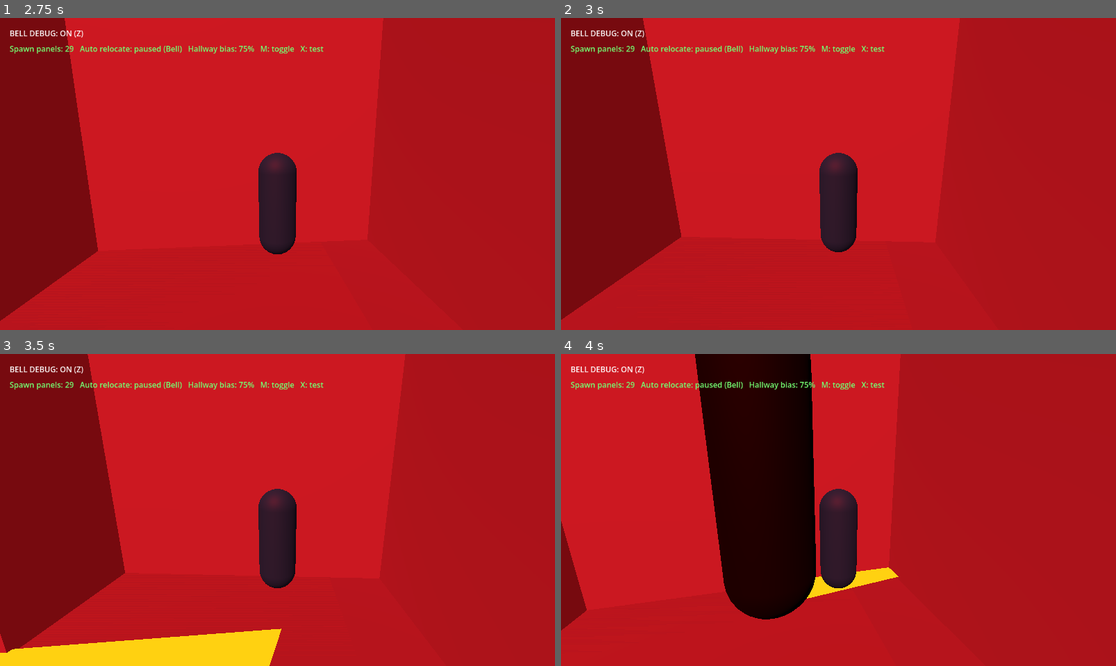
Above: before the commit, frames 1-4 (two rows, left to right).
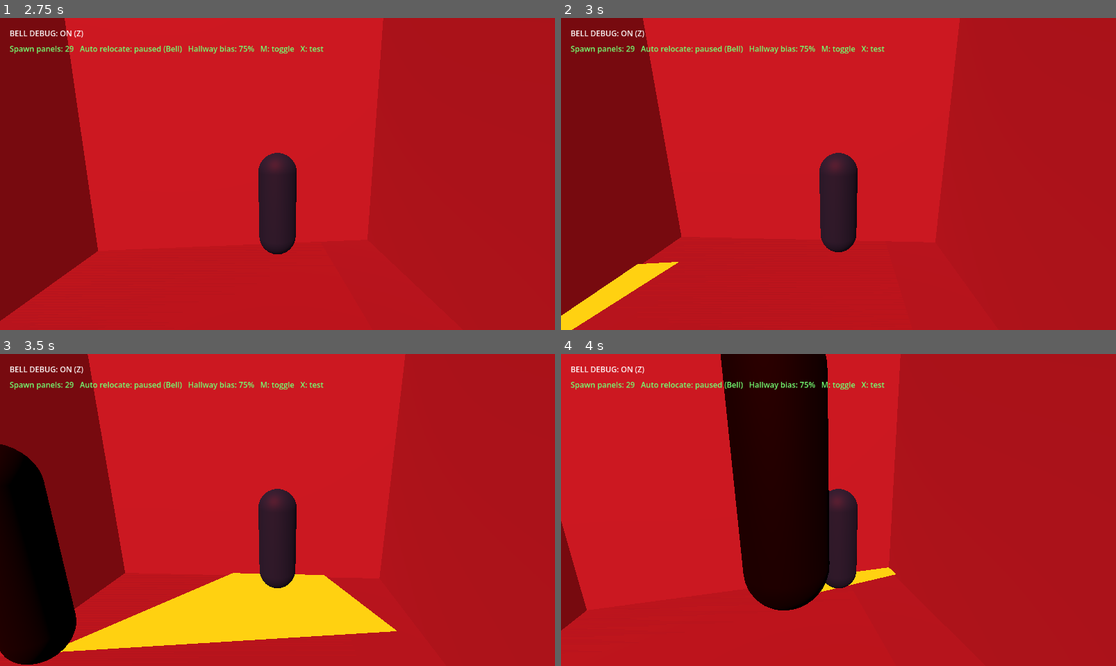
Above: after the commit, the same moments.

Repository: evanqjones/Comp440Project3
Game: Godot game, scene res://scenes/school_blockout_preview.tscn
The game is run twice, just before and just after one commit, with the same random seed, the same clock (stepped at 60 frames per second) and the same inputs.
Inputs (mouse positions are in pixels of both pictures, inside the frame that each line leads up to):
- Up to frame 1 (2.75 s): tap Enter at 0.5 s; move the mouse to (305, 174) at 0.52 s; hold Shift 0.53-1.28 s; hold W from 0.53 s (still down); move the mouse to (249, 174) at 1.27 s; tap Z at 1.35 s; move the mouse to (288, 167) at 2.02 s; tap M at 2.1 s
- Up to frame 2 (3 s): keep holding W; move the mouse to (832, 180) at 2.77 s; tap X at 2.85 s
- Up to frame 3 (3.5 s): keep holding W
- Up to frame 4 (4 s): keep holding W; move the mouse to (877, 513) at 3.52 s; hold Shift from 3.53 s (still down)

Frame 1 is identical in both runs. In frame 2, 1.3% of the frame differs, in the area x 0-22%, y 78-100%; in frame 3, 17%, in the area x 0-72%, y 28-100%; in frame 4, 5.8%.

Commit message:
Revert "Add room idle and hallway pacing patrol"
This reverts commit a203e63233d431086e5fdbdffe49241e529dabef.

Diff:
--- a/scenes/monster_placeholder.gd
+++ b/scenes/monster_placeholder.gd
@@ -4,9 +4,6 @@
 @export_range(0.125, 8.0, 0.03125) var sight_half_width: float = 1.125
 @export_range(0.1, 3.0, 0.1) var preview_patrol_speed: float = 0.5
 @export_range(0.25, 5.0, 0.25) var preview_patrol_half_length: float = 1.75
-@export_range(3.0, 60.0, 1.0) var preview_hallway_pace_seconds: float = 18.0
-@export_range(0.5, 20.0, 0.5) var preview_classroom_idle_seconds: float = 4.0
-@export_range(5.0, 60.0, 1.0) var preview_patrol_transfer_timeout: float = 25.0
 @export_range(0.1, 10.0, 0.1) var preview_short_chase_speed: float = 4.5
 @export_range(0.1, 15.0, 0.1) var preview_bell_chase_speed: float = 6.5
 @export_range(0.1, 5.0, 0.1) var preview_lose_sight_grace: float = 1.0
@@ -23,15 +20,6 @@
 var _patrol_progress := 0.0
 var _patrol_sign := 1.0
 var _patrol_active := false
-var _patrol_cycle_active := false
-var _patrol_room_positions: Array[Vector3] = []
-var _patrol_room_index := 0
-var _patrol_room_position := Vector3.ZERO
-var _patrol_hall_start := Vector3.ZERO
-var _patrol_hall_end := Vector3.ZERO
-var _patrol_cycle_phase: StringName = &""
-var _patrol_cycle_target := Vector3.ZERO
-var _patrol_cycle_elapsed := 0.0
 var _player_target: Node3D
 var _lost_sight_time := 0.0
 var _preview_bell_active := false
@@ -57,7 +45,6 @@
     axis.y = 0.0
     if axis.length_squared() < 0.001:
         return
-    _patrol_cycle_active = false
     _patrol_axis = axis.normalized()
     _patrol_origin = global_position
     _patrol_progress = 0.0
@@ -66,47 +53,10 @@
     current_state = &"PATROL"
     monster_state_changed.emit(current_state)
 
-func start_preview_room_hall_patrol(classroom_positions: Array[Vector3], hallway_start: Vector3, hallway_end: Vector3) -> void:
-    if classroom_positions.is_empty():
-        return
-    _patrol_cycle_active = true
-    _patrol_room_positions = classroom_positions
-    _patrol_hall_start = hallway_start
-    _patrol_hall_end = hallway_end
-    _patrol_active = true
-    _select_nearest_patrol_room(global_position)
-    _start_patrol_cycle_phase(&"MOVE_TO_ROOM", _patrol_room_position)
-    _set_state(&"PATROL")
-
-func _select_nearest_patrol_room(from_position: Vector3) -> void:
-    var nearest_distance := INF
-    for index in _patrol_room_positions.size():
-        var distance: float = from_position.distance_squared_to(_patrol_room_positions[index])
-        if distance < nearest_distance:
-            nearest_distance = distance
-            _patrol_room_index = index
-            _patrol_room_position = _patrol_room_positions[index]
-
-func _select_next_patrol_room() -> void:
-    if _patrol_room_positions.is_empty():
-        return
-    _patrol_room_index = (_patrol_room_index + 1) % _patrol_room_positions.size()
-    _patrol_room_position = _patrol_room_positions[_patrol_room_index]
-
-func _nearest_hallway_end(from_position: Vector3) -> Vector3:
-    return _patrol_hall_start if from_position.distance_squared_to(_patrol_hall_start) <= from_position.distance_squared_to(_patrol_hall_end) else _patrol_hall_end
-
-func _start_patrol_cycle_phase(phase: StringName, target: Vector3) -> void:
-    _patrol_cycle_phase = phase
-    _patrol_cycle_target = target
-    _patrol_cycle_elapsed = 0.0
-    if phase != &"ROOM_IDLE":
-        _navigation_agent.target_position = target
-
 func set_player_target(player: Node3D) -> void:
     _player_target = player
 
-func try_preview_offscreen_teleport(destination: Vector3, player_camera: Camera3D, spawn_id: StringName = &"") -> bool:
+func try_preview_offscreen_teleport(destination: Vector3, player_camera: Camera3D) -> bool:
     # This is a manual preview hook. Production relocation timing/candidate choice
     # remains a stalking-system decision; Bell chase categorically rejects it.
     if _preview_bell_active or current_state != &"PATROL" or not is_instance_valid(player_camera):
@@ -122,15 +72,7 @@
         return false
     global_position = destination
     velocity = Vector3.ZERO
-    if _patrol_cycle_active:
-        _select_nearest_patrol_room(destination)
-        var destination_id := String(spawn_id)
-        if destination_id.begins_with("class_") or destination_id.begins_with("inside_class_"):
-            _start_patrol_cycle_phase(&"ROOM_IDLE", destination)
-        elif _patrol_cycle_phase == &"ROOM_IDLE" or _patrol_cycle_phase == &"MOVE_TO_ROOM":
-            _start_patrol_cycle_phase(&"MOVE_TO_ROOM", _patrol_room_position)
-    elif not _patrol_cycle_active:
-        start_preview_hallway_patrol(_patrol_axis)
+    start_preview_hallway_patrol(_patrol_axis)
     return true
 
 func _monster_body_visible_from_camera(base_position: Vector3, player_camera: Camera3D) -> bool:
@@ -264,9 +206,6 @@
 func _update_patrol(delta: float) -> void:
     if not _patrol_active:
         return
-    if _patrol_cycle_active:
-        _update_room_hall_patrol(delta)
-        return
 
     var next_progress := _patrol_progress + _patrol_sign * preview_patrol_speed * delta
     if next_progress >= preview_patrol_half_length:
@@ -289,62 +228,6 @@
     var facing := _patrol_axis * _patrol_sign
     look_at(global_position + facing, Vector3.UP)
 
-func _update_room_hall_patrol(delta: float) -> void:
-    _patrol_cycle_elapsed += delta
-    match _patrol_cycle_phase:
-        &"MOVE_TO_ROOM":
-            if _move_toward_patrol_target(delta, true):
-                _start_patrol_cycle_phase(&"ROOM_IDLE", _patrol_room_position)
-            elif _patrol_cycle_elapsed >= preview_patrol_transfer_timeout:
-                _start_patrol_cycle_phase(&"MOVE_TO_HALLWAY", _nearest_hallway_end(global_position))
-        &"ROOM_IDLE":
-            velocity = Vector3.ZERO
-            move_and_slide()
-            _update_squeeze(Vector3.ZERO, delta)
-            if _patrol_cycle_elapsed >= preview_classroom_idle_seconds:
-                _start_patrol_cycle_phase(&"MOVE_TO_HALLWAY", _nearest_hallway_end(global_position))
-        &"MOVE_TO_HALLWAY":
-            if _move_toward_patrol_target(delta, true):
-                _start_patrol_cycle_phase(&"HALLWAY_PACE", _patrol_hall_end)
-            elif _patrol_cycle_elapsed >= preview_patrol_transfer_timeout:
-                _start_patrol_cycle_phase(&"HALLWAY_PACE", _patrol_hall_end)
-        &"HALLWAY_PACE":
-            if _patrol_cycle_elapsed >= preview_hallway_pace_seconds:
-                _select_next_patrol_room()
-                _start_patrol_cycle_phase(&"MOVE_TO_ROOM", _patrol_room_position)
-            elif _move_toward_patrol_target(delta):
-                var next_end := _patrol_hall_start if _patrol_cycle_target.distance_to(_patrol_hall_end) < 0.1 else _patrol_hall_end
-                _patrol_cycle_target = next_end
-                _navigation_agent.target_position = next_end
-
-func _move_toward_patrol_target(delta: float, force_squeeze: bool = false) -> bool:
-    if _navigation_agent.is_navigation_finished() and global_position.distance_to(_patrol_cycle_target) <= maxf(0.6, _navigation_agent.target_desired_distance + 0.1):
-        velocity = Vector3.ZERO
-        move_and_slide()
-        _update_squeeze(Vector3.ZERO, delta)
-        return true
-
-    var direction := _navigation_agent.get_next_path_position() - global_position
-    direction.y = 0.0
-    if direction.length_squared() < 0.01:
-        velocity = Vector3.ZERO
-        move_and_slide()
-        _update_squeeze(Vector3.ZERO, delta)
-        return false
-
-    direction = direction.normalized()
-    velocity = direction * preview_patrol_speed
-    var centerline_is_clear := _is_centerline_clear(direction)
-    move_and_slide()
-    look_at(global_position + direction, Vector3.UP)
-    var squeezed_against_doorway := false
-    for collision_index in get_slide_collision_count():
-        if absf(get_slide_collision(collision_index).get_normal().y) < 0.5 and centerline_is_clear:
-            squeezed_against_doorway = true
-            break
-    _update_squeeze(direction, delta, force_squeeze or squeezed_against_doorway)
-    return _navigation_agent.is_navigation_finished() and global_position.distance_to(_patrol_cycle_target) <= maxf(0.6, _navigation_agent.target_desired_distance + 0.1)
-
 func _update_short_chase(delta: float) -> void:
     if not is_instance_valid(_player_target):
         _set_state(&"PATROL")
--- a/scenes/school_blockout_preview.gd
+++ b/scenes/school_blockout_preview.gd
@@ -240,20 +240,20 @@
     if hallway_first:
         hallway_markers.shuffle()
         for marker in hallway_markers:
-            if monster.try_preview_offscreen_teleport(marker.global_position, player.player_camera, StringName(marker.get_meta("spawn_id", ""))):
+            if monster.try_preview_offscreen_teleport(marker.global_position, player.player_camera):
                 return
         other_markers.shuffle()
         for marker in other_markers:
-            if monster.try_preview_offscreen_teleport(marker.global_position, player.player_camera, StringName(marker.get_meta("spawn_id", ""))):
+            if monster.try_preview_offscreen_teleport(marker.global_position, player.player_camera):
                 return
     else:
         other_markers.shuffle()
         for marker in other_markers:
-            if monster.try_preview_offscreen_teleport(marker.global_position, player.player_camera, StringName(marker.get_meta("spawn_id", ""))):
+            if monster.try_preview_offscreen_teleport(marker.global_position, player.player_camera):
                 return
         hallway_markers.shuffle()
         for marker in hallway_markers:
-            if monster.try_preview_offscreen_teleport(marker.global_position, player.player_camera, StringName(marker.get_meta("spawn_id", ""))):
+            if monster.try_preview_offscreen_teleport(marker.global_position, player.player_camera):
                 return
 
 func _load_school_model() -> void:
@@ -323,25 +323,7 @@
         bounds.position.y + bounds.size.y,
         center.z + direction.z * 2.5
     )
-    var navigation_agent: NavigationAgent3D = monster.get_node("NavigationAgent3D")
-    var navigation_map: RID = navigation_agent.get_navigation_map()
-    var classroom_positions: Array[Vector3] = []
-    for floor_name in ["classroom a floor", "classroom c floor", "classroom d floor", "classroom e floor"]:
-        var classroom_floor: MeshInstance3D = _find_room_floor(school, floor_name)
-        if classroom_floor == null or classroom_floor.mesh == null:
-            continue
-        var classroom_bounds: AABB = classroom_floor.global_transform * classroom_floor.mesh.get_aabb()
-        var room_position := Vector3(
-            classroom_bounds.position.x + classroom_bounds.size.x * 0.5,
-            classroom_bounds.position.y + classroom_bounds.size.y,
-            classroom_bounds.position.z + classroom_bounds.size.z * 0.5
-        )
-        classroom_positions.append(NavigationServer3D.map_get_closest_point(navigation_map, room_position))
-    var hallway_start := Vector3(bounds.position.x + 2.5, bounds.position.y + bounds.size.y, center.z)
-    var hallway_end := Vector3(bounds.end.x - 7.0, bounds.position.y + bounds.size.y, center.z)
-    hallway_start = NavigationServer3D.map_get_closest_point(navigation_map, hallway_start)
-    hallway_end = NavigationServer3D.map_get_closest_point(navigation_map, hallway_end)
-    monster.start_preview_room_hall_patrol(classroom_positions, hallway_start, hallway_end)
+    monster.start_preview_hallway_patrol(Vector3.RIGHT)
 
 func _apply_bell_debug_state() -> void:
     preview_environment.environment.background_color = BELL_BACKGROUND if _bell_debug_active else NORMAL_BACKGROUND
Not shown, changed: After-School-AI-GDD/docs/PROGRESS.md
